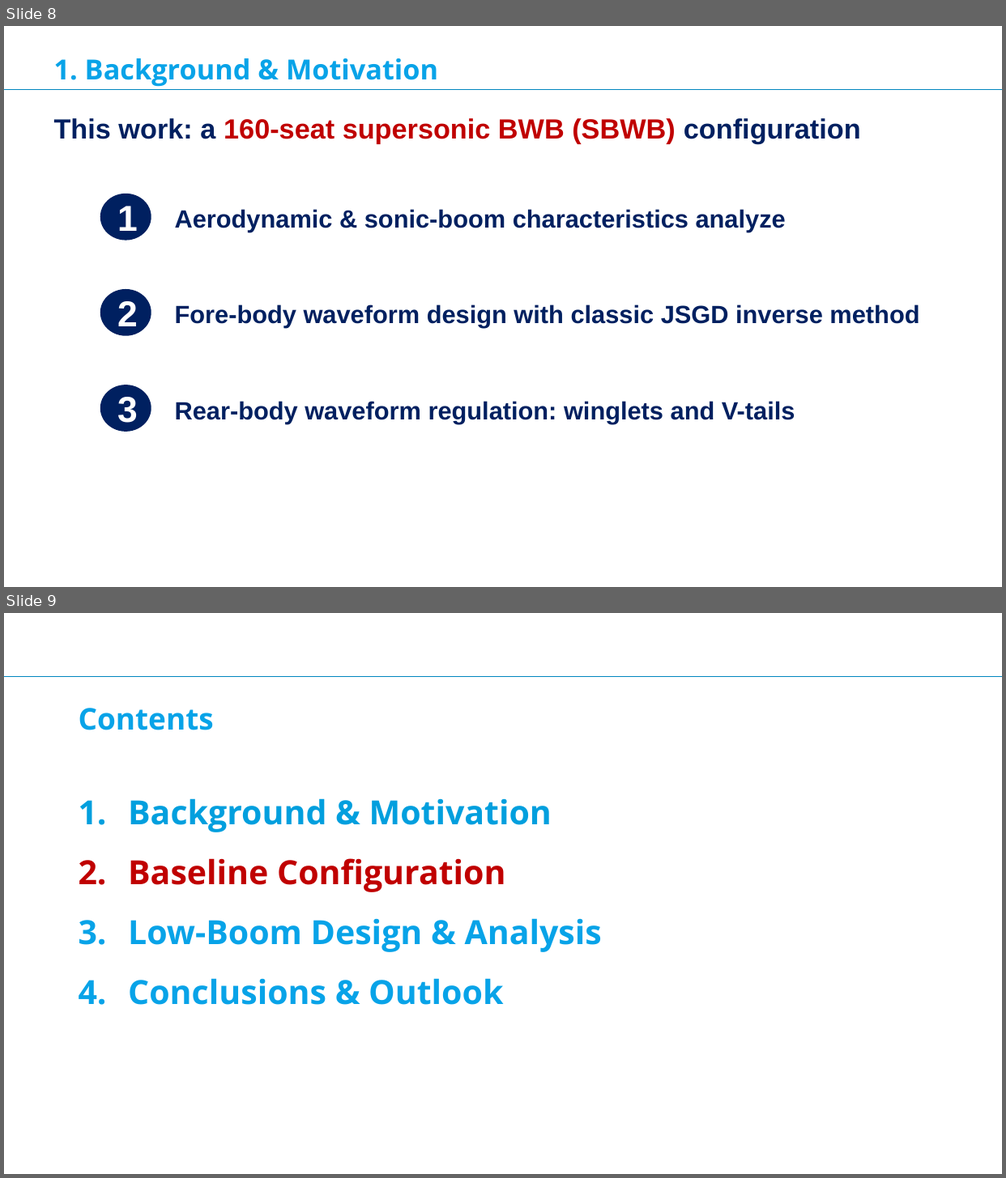
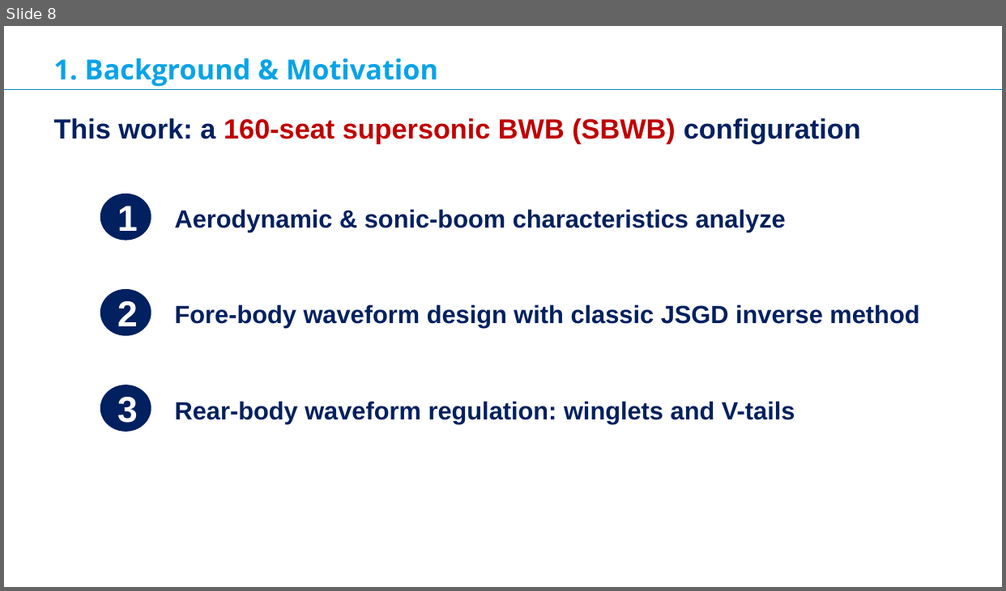
Before and after one commit to 7dinosaur/ideaverse, a slide deck: Efforts/On/ICAS会议/ICAS报告ppt正式版.pptx. Shown one above the other, each under a label of ours: slides 8 and 9 before the commit, slide 8 after it. The pictures are 1006x1178 and 1006x591 pixels, drawn with LibreOffice and Linux fonts; fonts in the diff are those of the drawing; background and template pictures are left out. Boxes give left, top, right and bottom in pixels: in the first picture for what was removed or moved away, otherwise in the second. Text is boxed around its words. In the diff, an @@ line names an element or a change of style, - is before the commit and + after.

```diff
--- a/Efforts/On/ICAS会议/ICAS报告ppt正式版.pptx
+++ b/Efforts/On/ICAS会议/ICAS报告ppt正式版.pptx
@@ slide 9 removed at [4, 613, 1002, 1174], background #FFFFFF; not listed: 1 template element that a slide beside it also shows @@
@@ title removed at [79, 708, 214, 730] @@
-Contents
@@ text removed at [128, 798, 602, 1005] @@
-1. Background & Motivation
-2. Baseline Configuration
-3. Low-Boom Design & Analysis
-4. Conclusions & Outlook
```
Also in this commit, not shown: 2 slides changed, 2 other slides removed, 1 other file.
